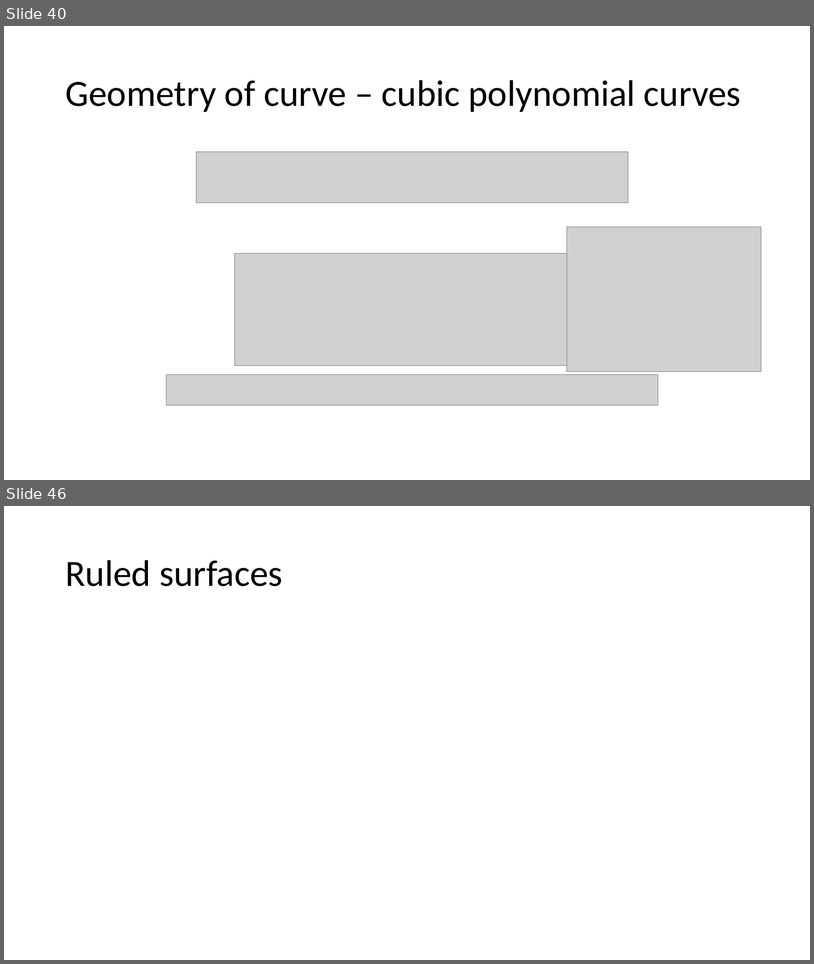
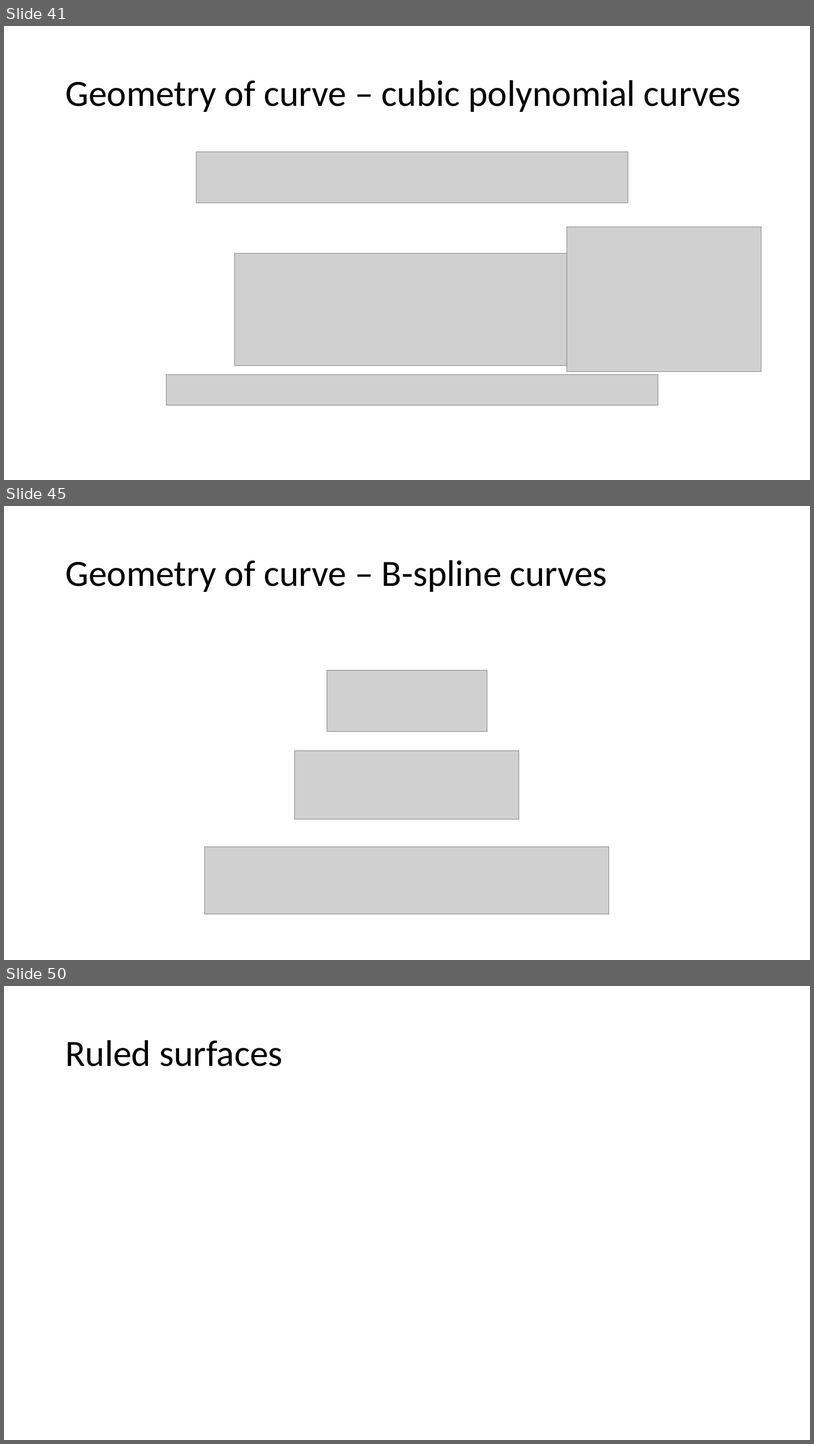
Before and after one commit to Jinny-Ching/cad_cam_course, a slide deck: CAD_CAM.pptx. Shown one above the other, each under a label of ours: slides 40 and 46 before the commit, slides 41, 45 and 50 after it; the slides between them are not shown. The pictures are 814x964 and 814x1444 pixels, drawn with LibreOffice and Linux fonts; fonts in the diff are those of the drawing; grey boxes stand for pictures. Boxes give left, top, right and bottom in pixels: in the first picture for what was removed or moved away, otherwise in the second. Text is boxed around its words. In the diff, an @@ line names an element or a change of style, - is before the commit and + after.

Commit message:
b_spline

```diff
--- a/CAD_CAM.pptx
+++ b/CAD_CAM.pptx
@@ slide 45 added at bbox=[4, 506, 810, 960], background #FFFFFF @@
@@ title added at bbox=[65, 560, 608, 592], 44 pt, text #000000 @@
+Geometry of curve – B-spline curves
@@ picture added at bbox=[327, 670, 487, 731] @@
@@ picture added at bbox=[295, 750, 519, 819] @@
@@ picture added at bbox=[204, 847, 609, 914] @@
@@ what was slide 40 is now slide 41 @@
@@ what was slide 46 is now slide 50 @@
```
Also in this commit, not shown: 8 slides changed, 3 other slides added, 1 slide removed.
